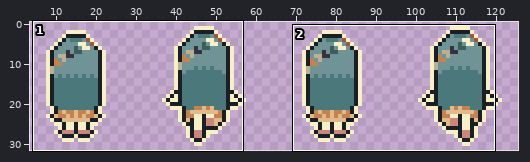
One commit to this sprite sheet: Assets/Sprites/Characters/Fae/FaeWalkUp.png. Above: a wide view before the commit, with the close-up outlined.
Close-up. Old version:
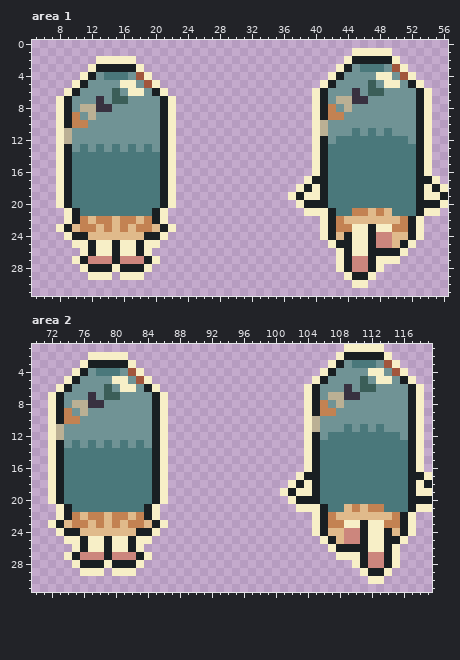
The file is 128x32 pixels. Shown: area 1: x 5..56, y 0..31; area 2: x 70..119, y 1..31. The wide view leaves out empty margins.
Now the later version:
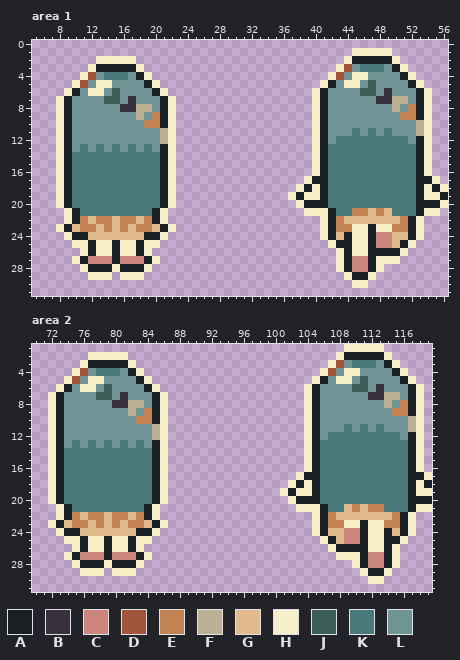
Palette (. is transparent): A #191f22  B #383140  C #cc867d  D #a1563c  E #c38252  F #bbb094  G #e0ba8b  H #f7efc7  J #3b5e58  K #4a787b  L #709395
From old to new:
Area 1:
y 3: x 44 A -> D; x 50 D -> A
y 4: x 12 A -> D; x 18 D -> A; x 43 A -> D; x 45..46 LL -> HH; x 48..49 HH -> LL; x 51 D -> A
y 5: x 11 A -> D; x 13..14 LL -> HH; x 16..17 HH -> LL; x 19 D -> A; x 44..45 LL -> HH; x 49..50 HH -> LL
y 6: x 12..13 LL -> HH; x 17..18 HH -> LL; x 45..46 BL -> LJ; x 48..49 JL -> LB
y 7: x 13..14 BL -> LJ; x 16..17 JL -> LB; x 43..46 FFBB -> LLLL; x 48..51 LLLL -> BBFF
y 8: x 11..14 FFBB -> LLLL; x 16..19 LLLL -> BBFF; x 42 E -> L; x 44 F -> L; x 50 L -> F; x 52 L -> E
y 9: x 10 E -> L; x 12 F -> L; x 18 L -> F; x 20 L -> E; x 42..43 EE -> LL; x 51..52 LL -> EE
y 10: x 10..11 EE -> LL; x 19..20 LL -> EE; x 41 F -> A; x 53 A -> F
y 11: x 9 F -> A; x 21 A -> F; x 41 F -> A; x 53 A -> F
y 12: x 9 F -> A; x 21 A -> F
Area 2:
y 3: x 108 A -> D; x 114 D -> A
y 4: x 76 A -> D; x 82 D -> A; x 107 A -> D; x 109..110 LL -> HH; x 112..113 HH -> LL; x 115 D -> A
y 5: x 75 A -> D; x 77..78 LL -> HH; x 80..81 HH -> LL; x 83 D -> A; x 108..109 LL -> HH; x 113..114 HH -> LL
y 6: x 76..77 LL -> HH; x 81..82 HH -> LL; x 109..110 BL -> LJ; x 112..113 JL -> LB
y 7: x 77..78 BL -> LJ; x 80..81 JL -> LB; x 107..110 FFBB -> LLLL; x 112..115 LLLL -> BBFF
y 8: x 75..78 FFBB -> LLLL; x 80..83 LLLL -> BBFF; x 106 E -> L; x 108 F -> L; x 114 L -> F; x 116 L -> E
y 9: x 74 E -> L; x 76 F -> L; x 82 L -> F; x 84 L -> E; x 106..107 EE -> LL; x 115..116 LL -> EE
y 10: x 74..75 EE -> LL; x 83..84 LL -> EE; x 105 F -> A; x 117 A -> F
y 11: x 73 F -> A; x 85 A -> F; x 105 F -> A; x 117 A -> F
y 12: x 73 F -> A; x 85 A -> F
Where, in picture pixels (left, top, right, bottom), the same in both close-ups:
changed: (320, 64, 424, 136)
changed: (64, 72, 168, 144)
changed: (312, 360, 416, 432)
changed: (56, 368, 160, 440)
